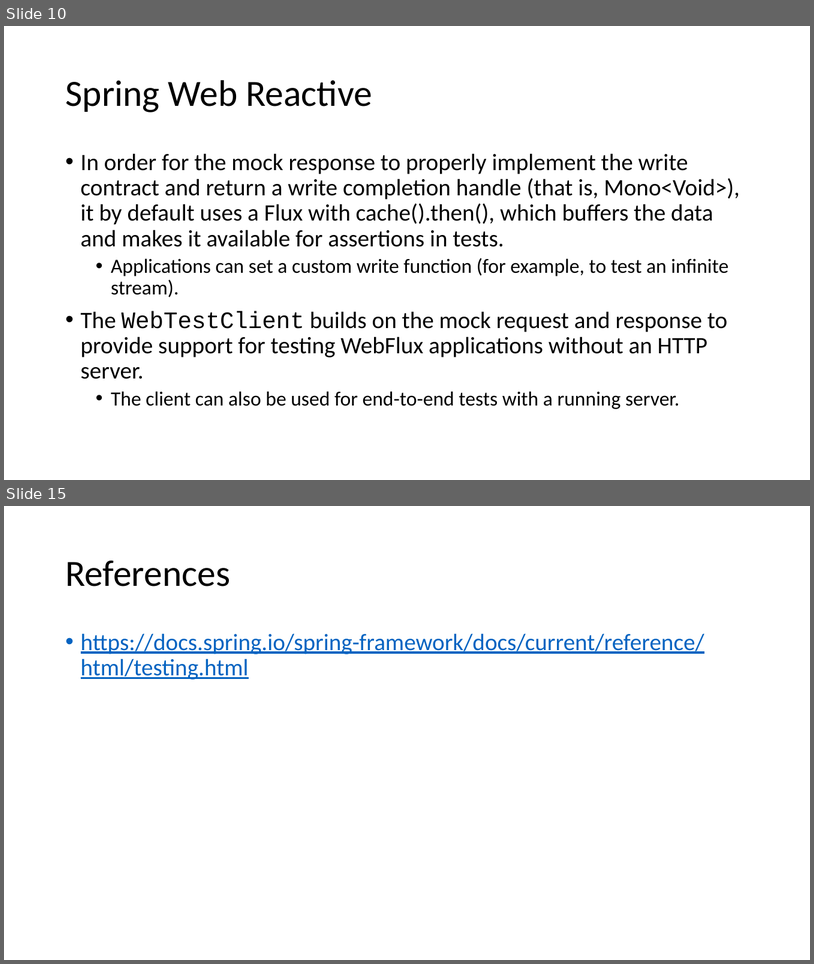
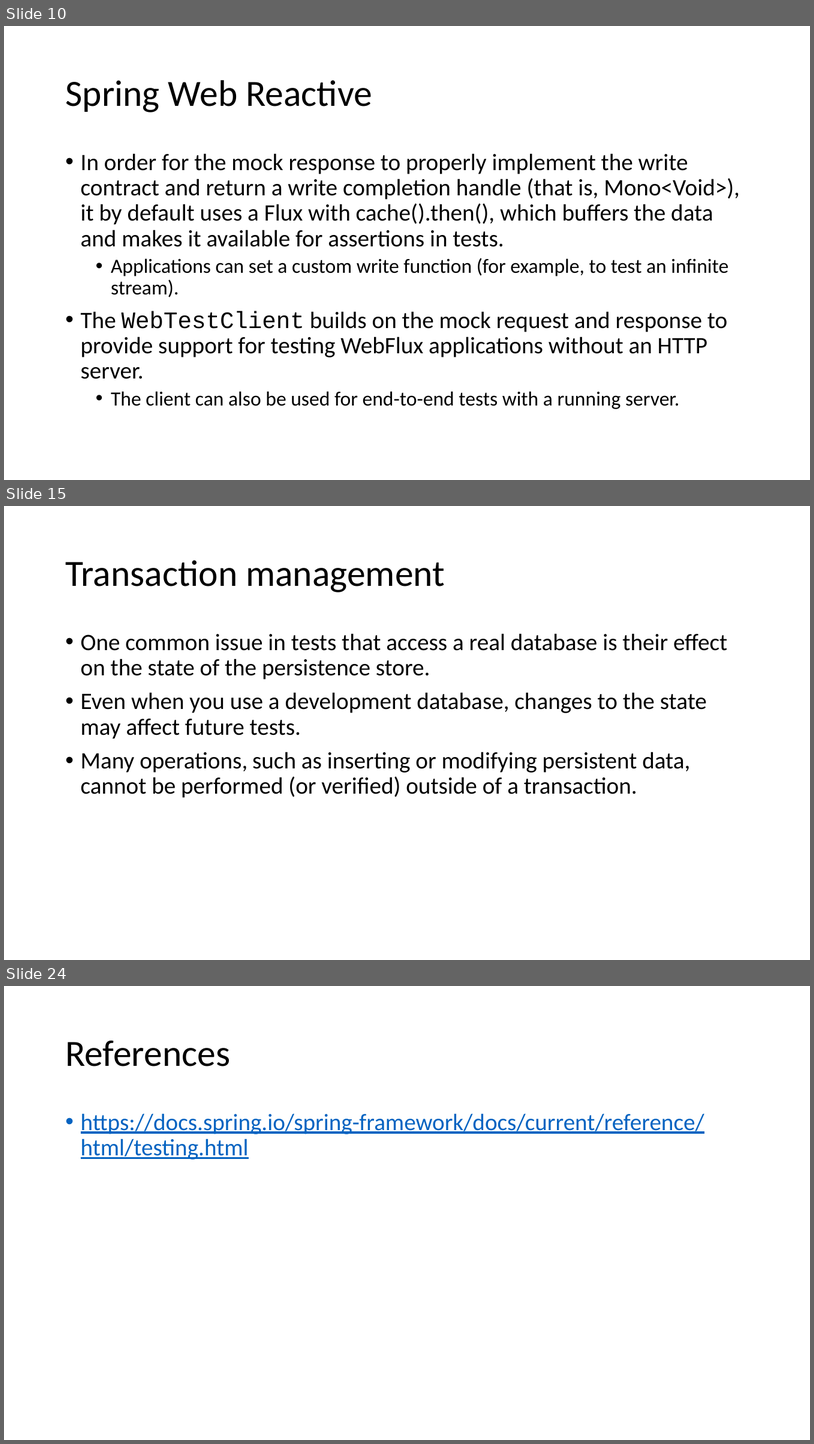
Before and after one commit to cebartling/test-driven, a slide deck: presentations/Introduction to Spring Framework Testing.pptx. Shown one above the other, each under a label of ours: slides 10 and 15 before the commit, slides 10, 15 and 24 after it; the slides between them are not shown. The pictures are 814x964 and 814x1444 pixels, drawn with LibreOffice and Linux fonts; fonts in the diff are those of the drawing. Boxes give left, top, right and bottom in pixels: in the first picture for what was removed or moved away, otherwise in the second. Text is boxed around its words. In the diff, an @@ line names an element or a change of style, - is before the commit and + after.

```diff
--- a/presentations/Introduction to Spring Framework Testing.pptx
+++ b/presentations/Introduction to Spring Framework Testing.pptx
@@ slide 15 added at (4, 506, 810, 960), background #FFFFFF @@
@@ title added at (65, 560, 445, 592), 44 pt, text #000000 @@
+Transaction management
@@ text added at (81, 633, 728, 798), 28 pt, text #000000 @@
+• One common issue in tests that access a real database is their effect on the state of the persistence store.
+• Even when you use a development database, changes to the state may affect future tests.
+• Many operations, such as inserting or modifying persistent data, cannot be performed (or verified) outside of a transaction.
@@ what was slide 15 is now slide 24 @@
```
Also in this commit, not shown: 8 other slides added.
